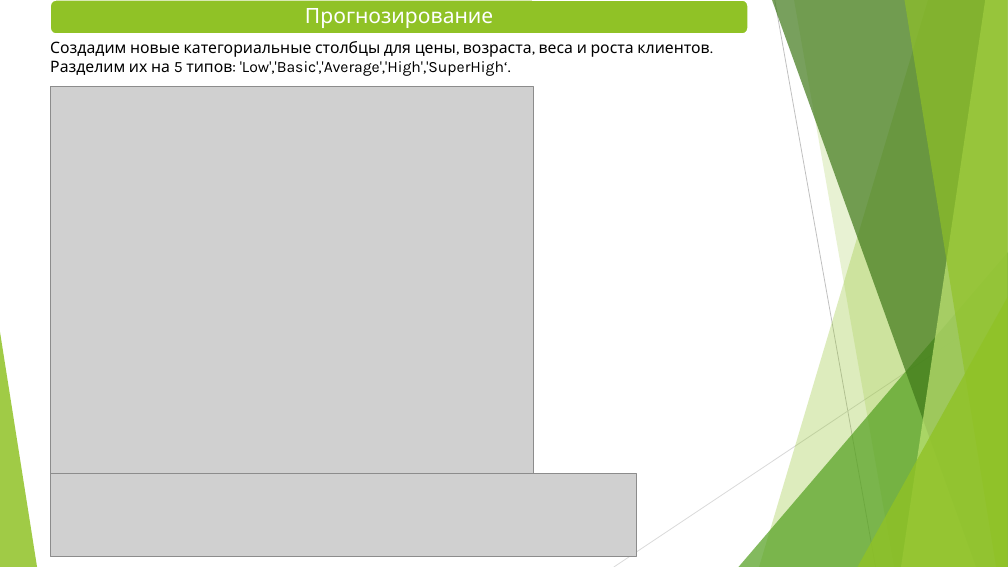
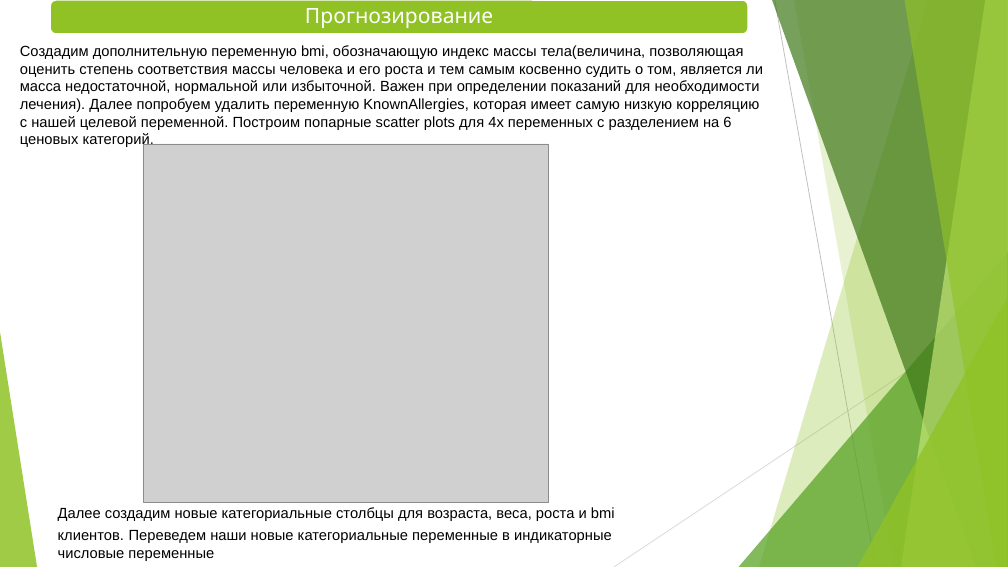
Before and after one commit to Tamila2111/Main_academy_final_project, a slide deck: slide 7 of Презентация_Вандяева.pptx. Drawn at 1008x567 pixels with LibreOffice and Linux fonts; fonts in the diff are those of the drawing; grey boxes stand for pictures. Boxes give left, top, right and bottom in pixels: in the first picture for what was removed or moved away, otherwise in the second. Text is boxed around its words. In the diff, an @@ line names an element or a change of style, - is before the commit and + after.

```diff
--- a/Презентация_Вандяева.pptx
+++ b/Презентация_Вандяева.pptx
@@ text added at (x1=20, y1=45, x2=763, y2=148), 14 pt, text #000000 @@
+Создадим дополнительную переменную bmi, обозначающую индекс массы тела(величина, позволяющая оценить степень соответствия массы человека и его роста и тем самым косвенно судить о том, является ли масса недостаточной, нормальной или избыточной. Важен при определении показаний для необходимости лечения). Далее попробуем удалить переменную KnownAllergies, которая имеет самую низкую корреляцию с нашей целевой переменной. Построим попарные scatter plots для 4х переменных с разделением на 6 ценовых категорий.
@@ text removed at (x1=50, y1=41, x2=709, y2=76) @@
-Создадим новые категориальные столбцы для цены, возраста, веса и роста клиентов. Разделим их на 5 типов: 'Low','Basic','Average','High','SuperHigh‘.
@@ picture resized from (x1=50, y1=87, x2=533, y2=474) to (x1=144, y1=144, x2=548, y2=503) @@
@@ picture removed at (x1=50, y1=473, x2=636, y2=557) @@
@@ text added at (x1=58, y1=507, x2=615, y2=561), 14 pt, text #000000 @@
+Далее создадим новые категориальные столбцы для возраста, веса, роста и bmi клиентов. Переведем наши новые категориальные переменные в индикаторные числовые переменные
```
Also in this commit, not shown: 4 other slides changed, 2 slides added, 6 slides removed, 1 other file.
